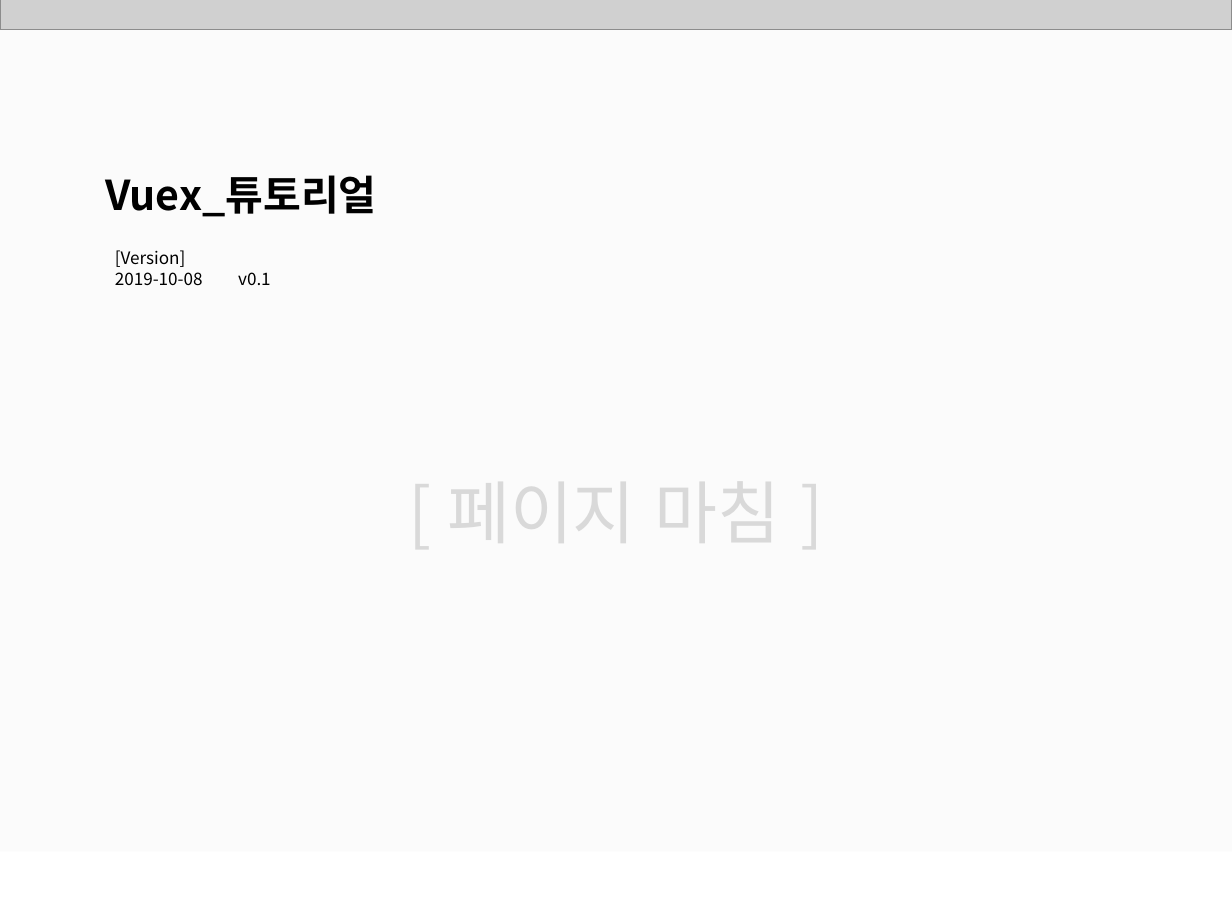
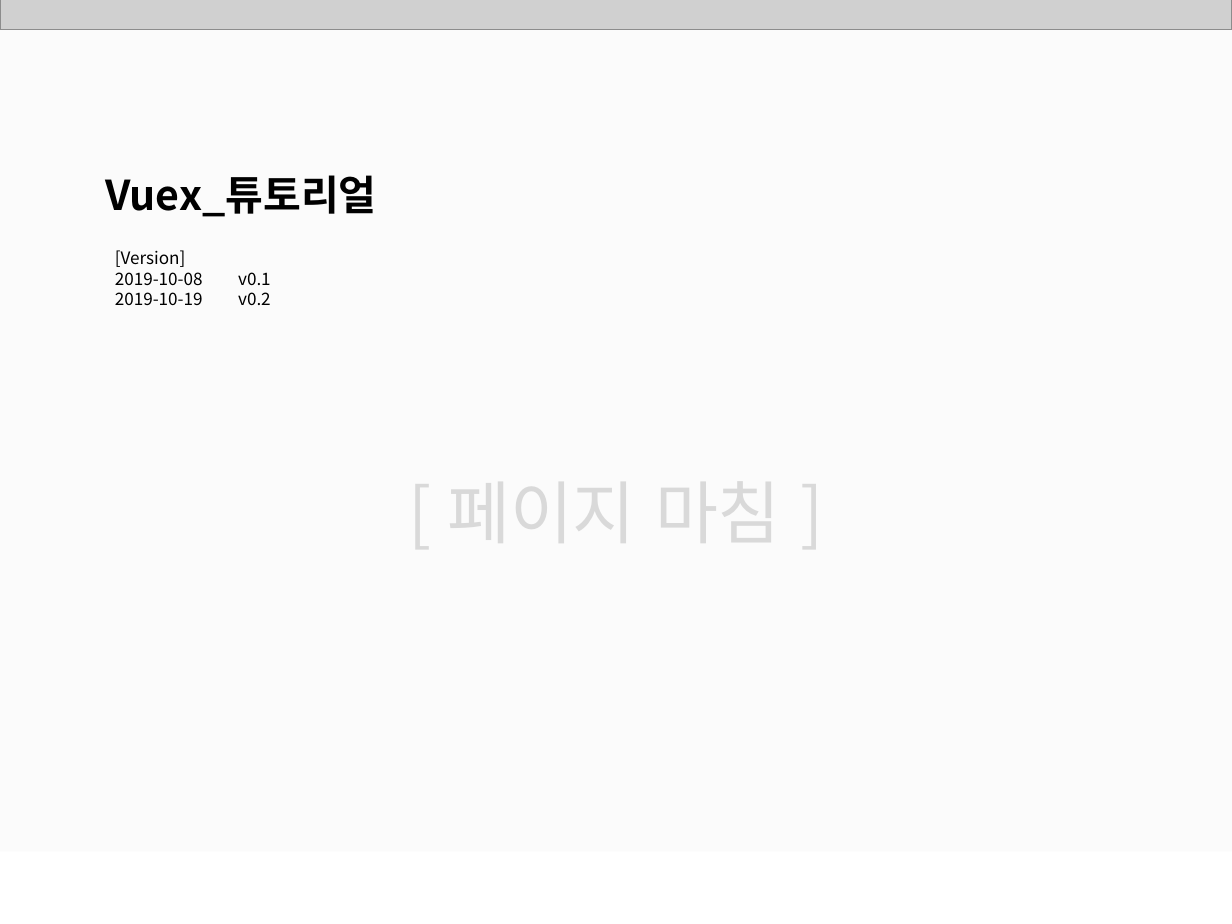
Before and after one commit to ddowon/vueStudy, a slide deck: slide 33 of 01.참고자료/191010_Vuex 튜토리얼.pptx (slide 11 before the commit). Drawn at 1232x924 pixels with LibreOffice and Linux fonts; fonts in the diff are those of the drawing; grey boxes stand for pictures; background and template pictures are left out. Boxes give left, top, right and bottom in pixels: in the first picture for what was removed or moved away, otherwise in the second. Text is boxed around its words. In the diff, an @@ line names an element or a change of style, - is before the commit and + after.

```diff
--- a/01.참고자료/191010_Vuex 튜토리얼.pptx
+++ b/01.참고자료/191010_Vuex 튜토리얼.pptx
@@ text at (115,272,271,305): paragraph added @@
+2019-10-19 v0.2
```
Also in this commit, not shown: 7 other slides changed, 22 slides added.
